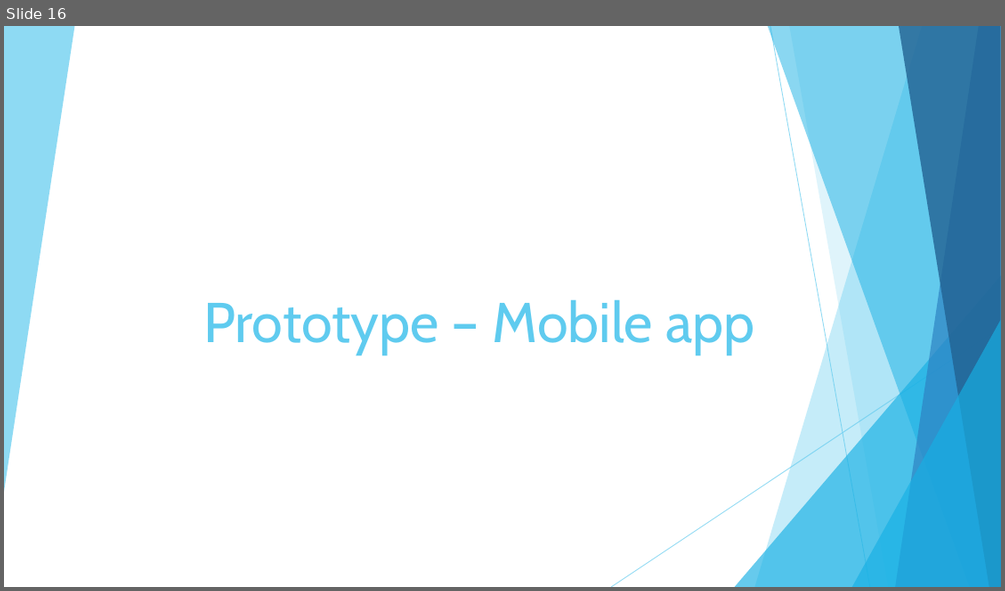
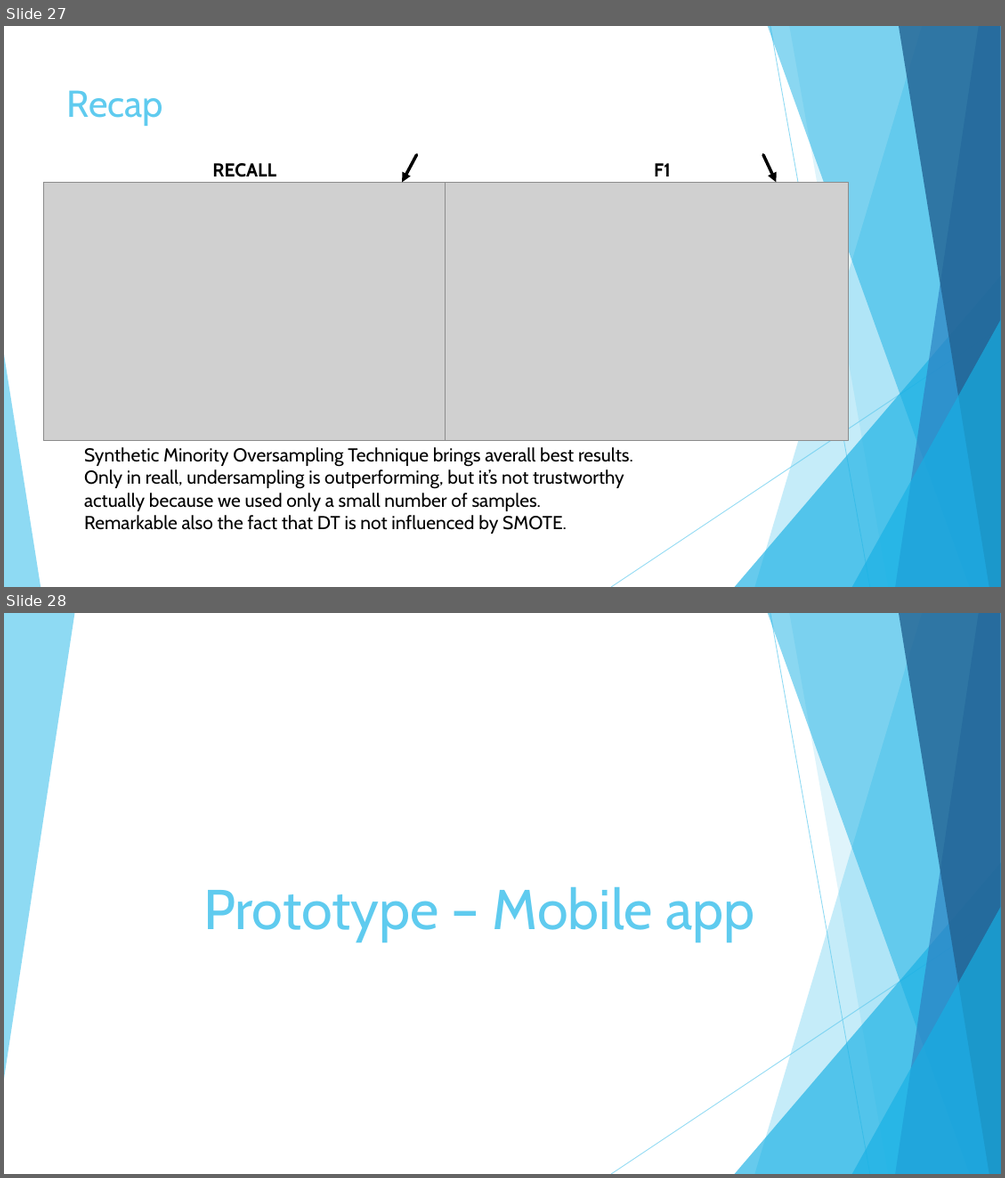
Before and after one commit to Riccardo95Facchini/DIL-2019, a slide deck: Presentation.pptx. Shown one above the other, each under a label of ours: slide 16 before the commit, slides 27 and 28 after it. The pictures are 1005x591 and 1005x1178 pixels, drawn with LibreOffice and Linux fonts; fonts in the diff are those of the drawing; grey boxes stand for pictures. Boxes give left, top, right and bottom in pixels: in the first picture for what was removed or moved away, otherwise in the second. Text is boxed around its words. In the diff, an @@ line names an element or a change of style, - is before the commit and + after.

```diff
--- a/Presentation.pptx
+++ b/Presentation.pptx
@@ slide 27 added at <box>4,26,1001,587</box>, background #FFFFFF; not listed: 9 template elements that a slide beside it also shows @@
@@ title added at <box>67,90,164,126</box>, 36 pt, text #5FCBEF @@
+Recap
@@ arrow added from (417, 155) to (402, 183), #000000 3 pt @@
@@ arrow added from (763, 155) to (777, 183), #000000 3 pt @@
@@ picture added at <box>44,183,446,441</box> @@
@@ text added at <box>212,163,276,177</box>, 18 pt, text #000000, bold @@
+RECALL
@@ picture added at <box>445,183,849,441</box> @@
@@ text added at <box>654,163,671,176</box>, 18 pt, text #000000, bold @@
+F1
@@ triangle added at <box>4,354,40,587</box>, fill #5FCBEF at 70% opacity @@
@@ text added at <box>84,447,633,533</box>, 18 pt, text #000000 @@
+Synthetic Minority Oversampling Technique brings averall best results.
+Only in reall, undersampling is outperforming, but it’s not trustworthy actually because we used only a small number of samples.
+Remarkable also the fact that DT is not influenced by SMOTE.
@@ what was slide 16 is now slide 28 @@
```
Also in this commit, not shown: 5 slides changed, 12 other slides added, 1 slide removed.
